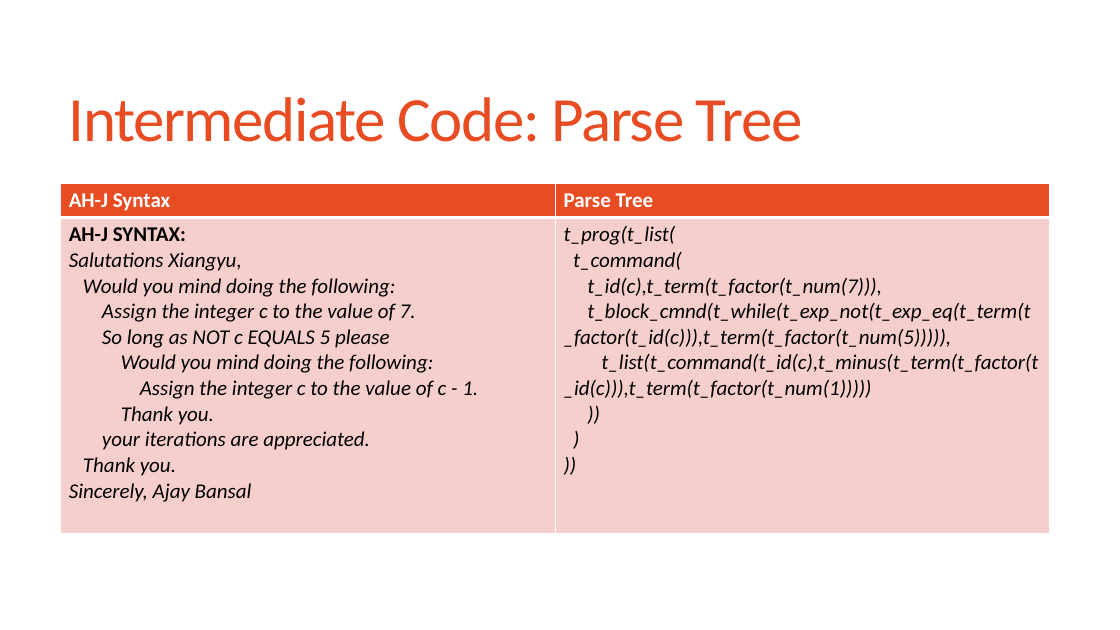
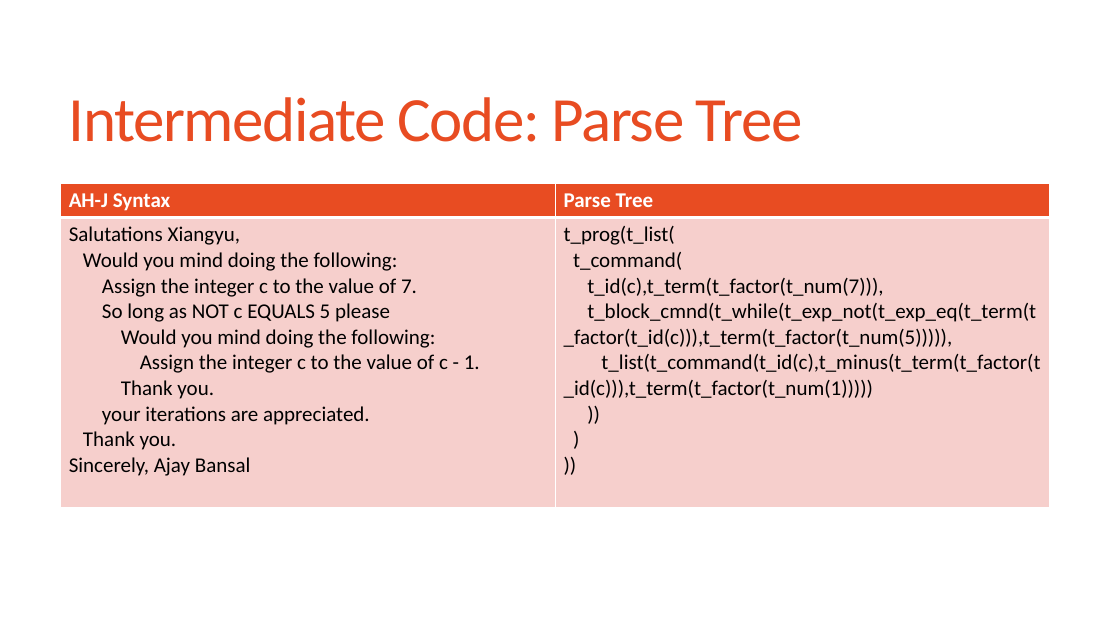
Before and after one commit to joshhewlett/SER502-Spring2018-Team-11, a slide deck: slide 6 of doc/Team11_Presentation.pptx. Drawn at 1120x630 pixels with LibreOffice and Linux fonts; fonts in the diff are those of the drawing. Boxes give left, top, right and bottom in pixels: in the first picture for what was removed or moved away, otherwise in the second. Text is boxed around its words. In the diff, an @@ line names an element or a change of style, - is before the commit and + after.

Commit message:
Final presentation

```diff
--- a/doc/Team11_Presentation.pptx
+++ b/doc/Team11_Presentation.pptx
@@ table at (60, 184, 1050, 504) @@
-row 2, column 1: AH-J SYNTAX: / Salutations Xiangyu, / Would you mind doing the following: / Assign the integer c to the value of 7. / So long as NOT c EQUALS 5 please / Would you mind doing the following: / Assign the integer c to the value of c - 1. / Thank you. / your iterations are appreciated. / Thank you. / Sincerely, Ajay Bansal
+row 2, column 1: Salutations Xiangyu, / Would you mind doing the following: / Assign the integer c to the value of 7. / So long as NOT c EQUALS 5 please / Would you mind doing the following: / Assign the integer c to the value of c - 1. / Thank you. / your iterations are appreciated. / Thank you. / Sincerely, Ajay Bansal
@@ italic off in "t_prog(t_list(", "t_command(", "t_id(c),t_term(t_factor(t_num(7))),", "t_block_cmnd(t_while(t_exp_not(t_exp_eq(t_term(t_factor(t_id ..." and 4 more places @@
```
Also in this commit, not shown: 4 other slides changed, 1 slide added.
